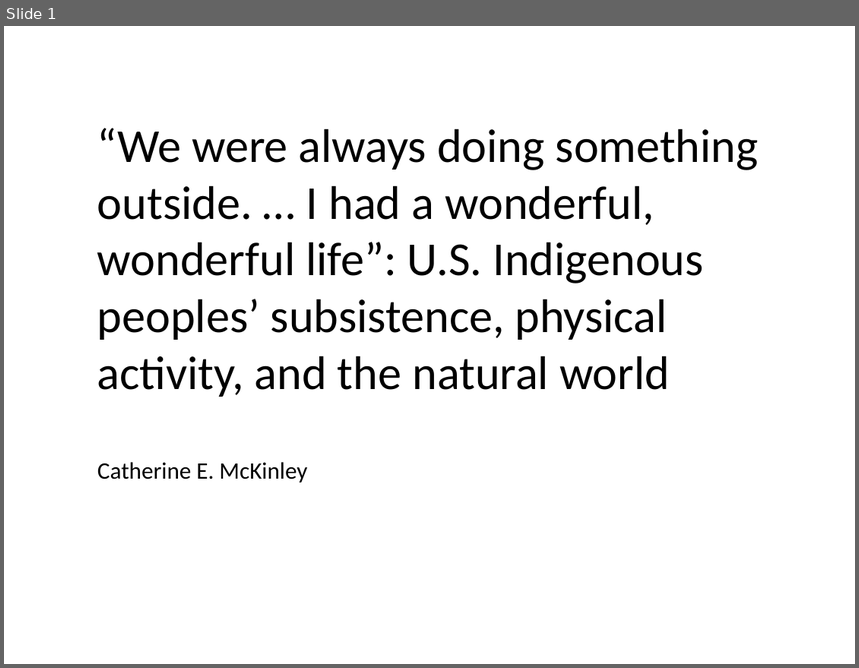
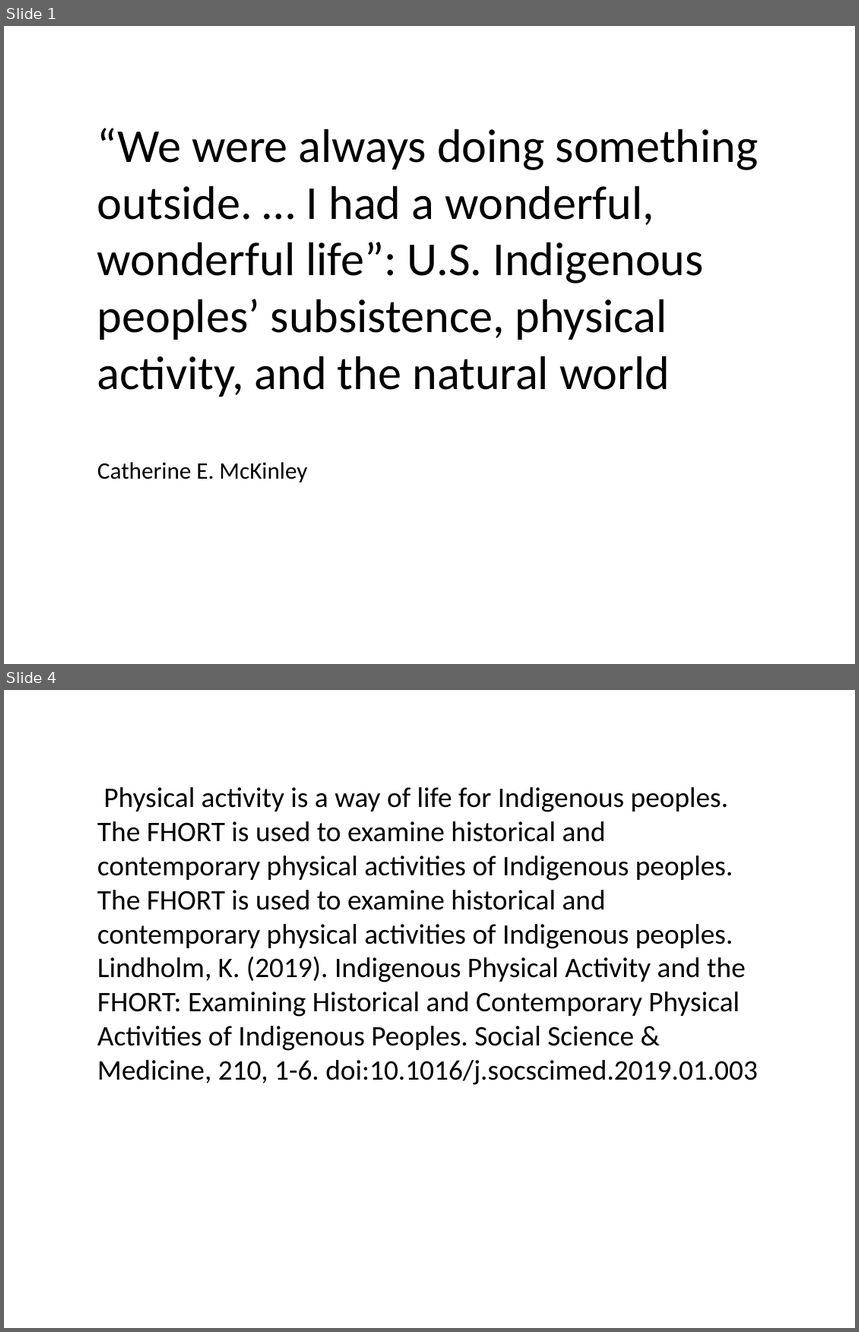
Before and after one commit to Xiaoyany88/INTUITION-Hack, a slide deck: example.pptx. Shown one above the other, each under a label of ours: slide 1 before the commit, slides 1 and 4 after it; the slides between them are not shown. The pictures are 859x668 and 859x1332 pixels, drawn with LibreOffice and Linux fonts; fonts in the diff are those of the drawing. Boxes give left, top, right and bottom in pixels: in the first picture for what was removed or moved away, otherwise in the second. Text is boxed around its words. In the diff, an @@ line names an element or a change of style, - is before the commit and + after.

```diff
--- a/example.pptx
+++ b/example.pptx
@@ slide 4 added at (4,690,855,1328), background #FFFFFF @@
@@ text added at (97,787,758,1085), 24 pt, text #000000 @@
+Physical activity is a way of life for Indigenous peoples. The FHORT is used to examine historical and contemporary physical activities of Indigenous peoples. The FHORT is used to examine historical and contemporary physical activities of Indigenous peoples. Lindholm, K. (2019). Indigenous Physical Activity and the FHORT: Examining Historical and Contemporary Physical Activities of Indigenous Peoples. Social Science & Medicine, 210, 1-6. doi:10.1016/j.socscimed.2019.01.003
```
Also in this commit, not shown: 13 other slides added, 15 other files.
